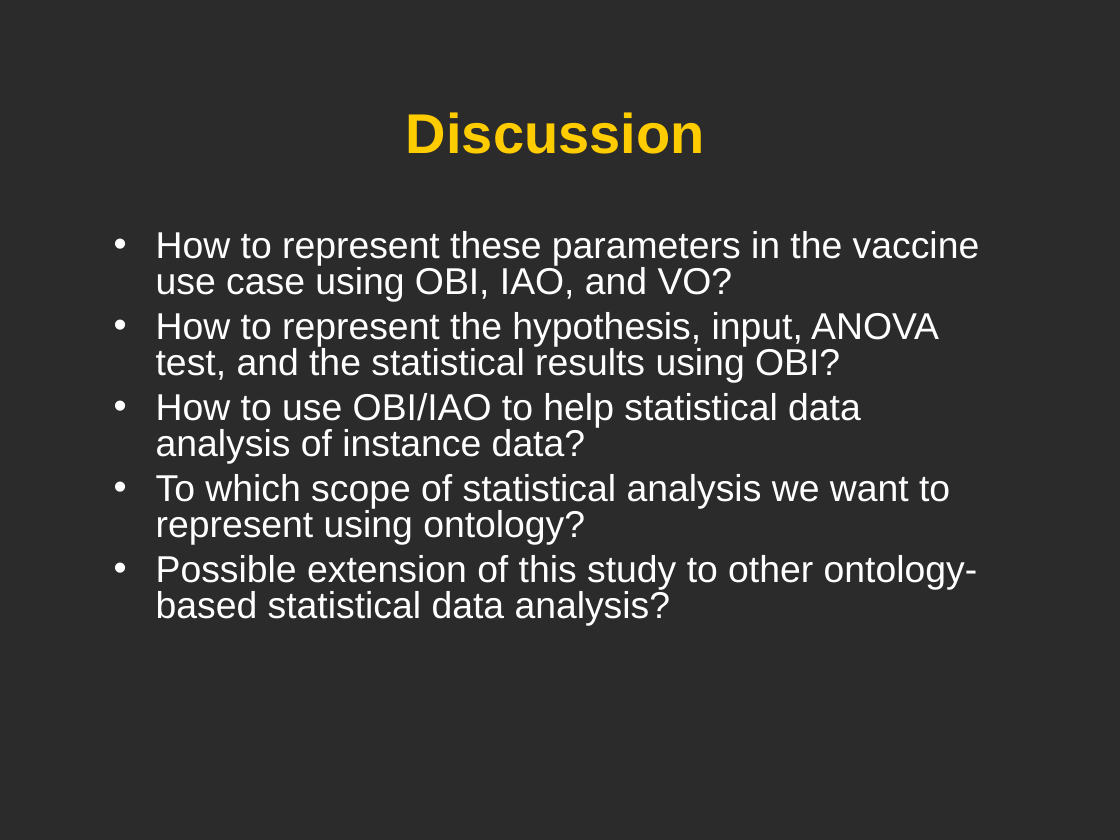
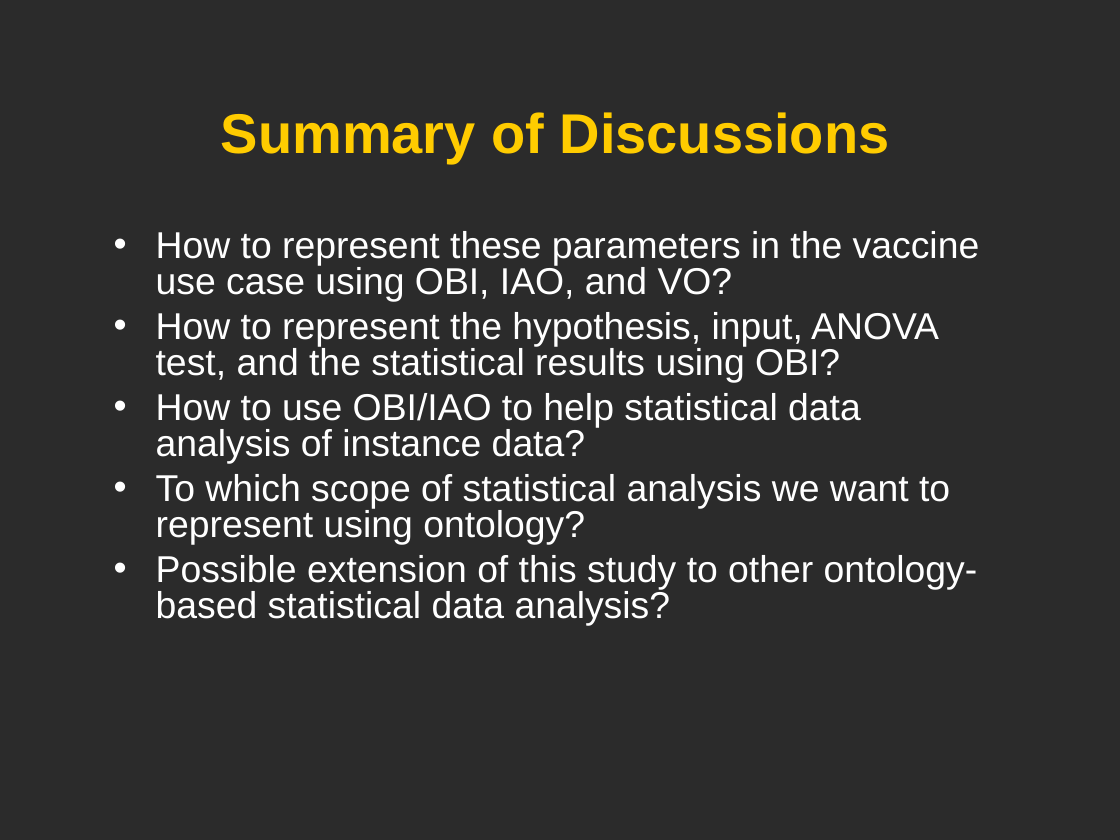
Before and after one commit to obi-ontology/obi-legacy-svn, a slide deck: slide 25 of trunk/docs/developer/use cases/Vaccine_usercase_Vancouver2010.ppt. Drawn at 1120x840 pixels with LibreOffice and Linux fonts; fonts in the diff are those of the drawing; background and template pictures are left out; a plain dark background stands for a picture behind light text. Boxes give left, top, right and bottom in pixels: in the first picture for what was removed or moved away, otherwise in the second. Text is boxed around its words. In the diff, an @@ line names an element or a change of style, - is before the commit and + after.

```diff
--- a/trunk/docs/developer/use cases/Vaccine_usercase_Vancouver2010.ppt
+++ b/trunk/docs/developer/use cases/Vaccine_usercase_Vancouver2010.ppt
@@ title at bbox=[221, 112, 890, 162]: text changed @@
-Discussion
+Summary of Discussions
```
Also in this commit, not shown: 8 other slides changed.
